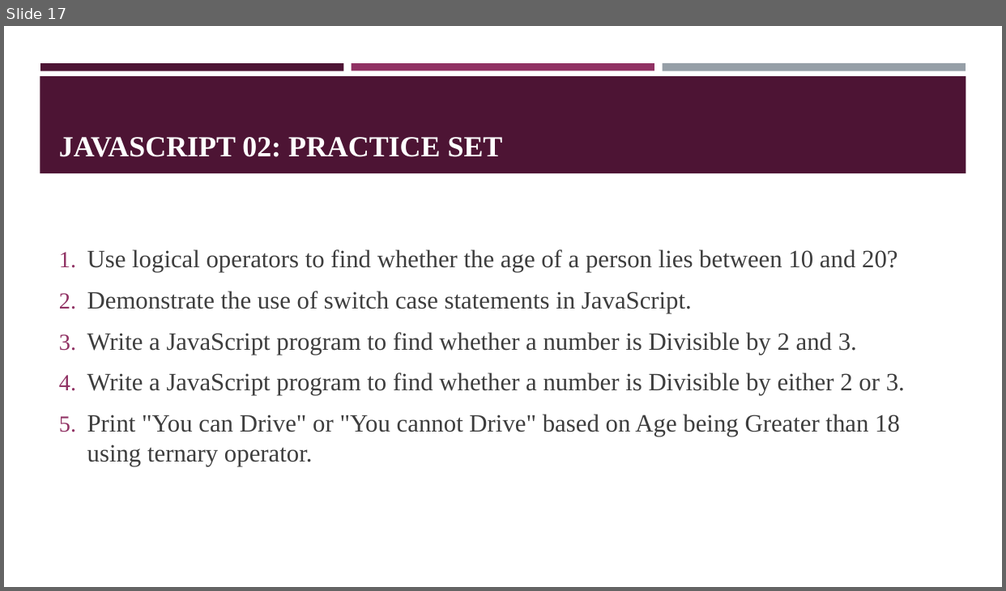
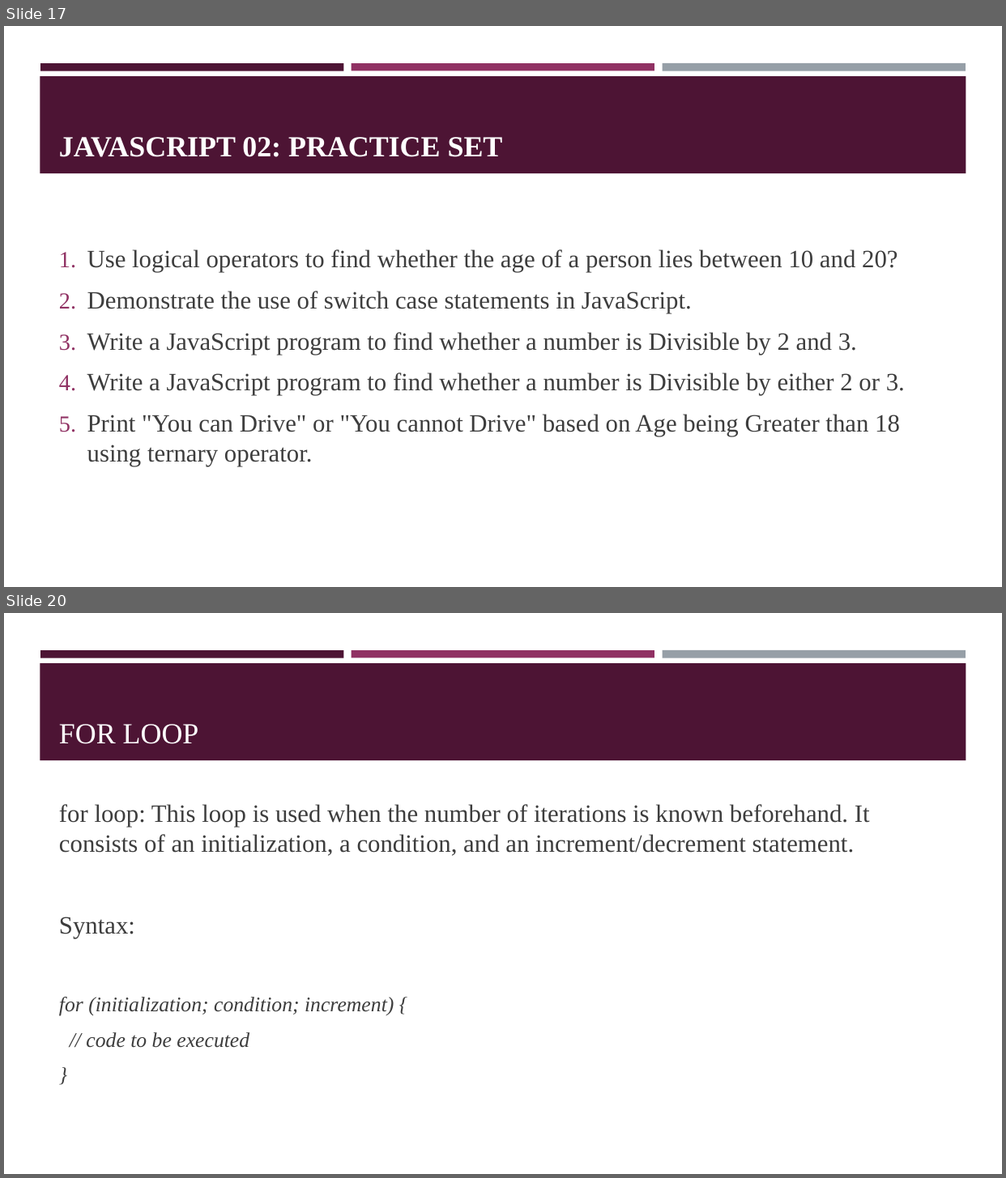
Before and after one commit to gl1tch0x1/ISMT-Full-Stack-Codebase, a slide deck: resources-and-books/Chapter02-Javascript.pptx. Shown one above the other, each under a label of ours: slide 17 before the commit, slides 17 and 20 after it; the slides between them are not shown. The pictures are 1006x591 and 1006x1178 pixels, drawn with LibreOffice and Linux fonts; fonts in the diff are those of the drawing. Boxes give left, top, right and bottom in pixels: in the first picture for what was removed or moved away, otherwise in the second. Text is boxed around its words. In the diff, an @@ line names an element or a change of style, - is before the commit and + after.

```diff
--- a/resources-and-books/Chapter02-Javascript.pptx
+++ b/resources-and-books/Chapter02-Javascript.pptx
@@ slide 20 added at <box>4,613,1002,1174</box>, background #FFFFFF; not listed: 4 template elements that a slide beside it also shows @@
@@ title added at <box>59,724,199,744</box>, 28 pt, text #FFFFFF @@
+FOR LOOP
@@ text added at <box>59,804,870,1048</box>, 24 pt, text #3D3D3D @@
+for loop: This loop is used when the number of iterations is known beforehand. It consists of an initialization, a condition, and an increment/decrement statement.
+Syntax:
+for (initialization; condition; increment) {
+// code to be executed
+}
```
Also in this commit, not shown: 12 other slides added, 2 other files.
